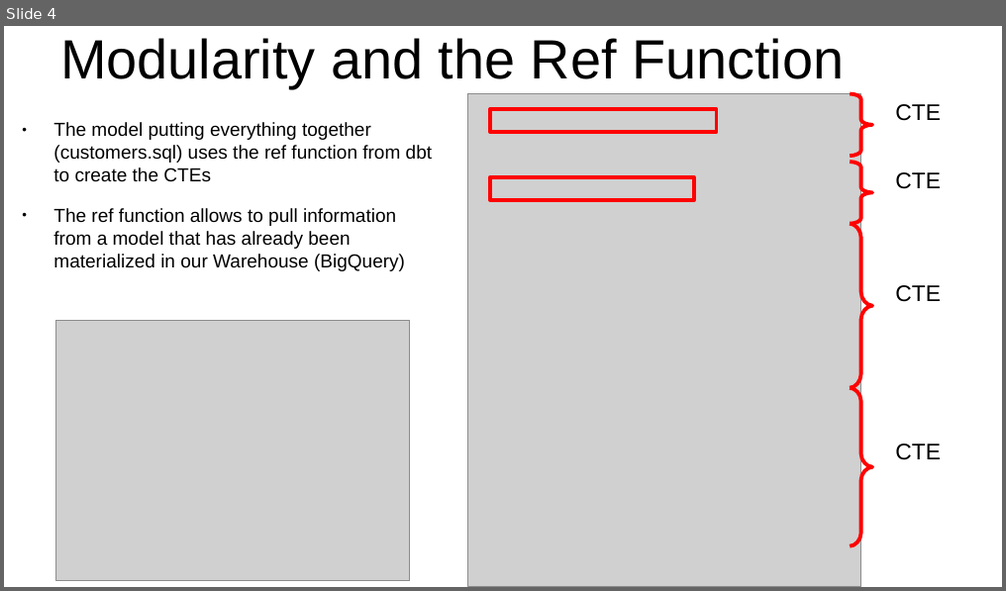
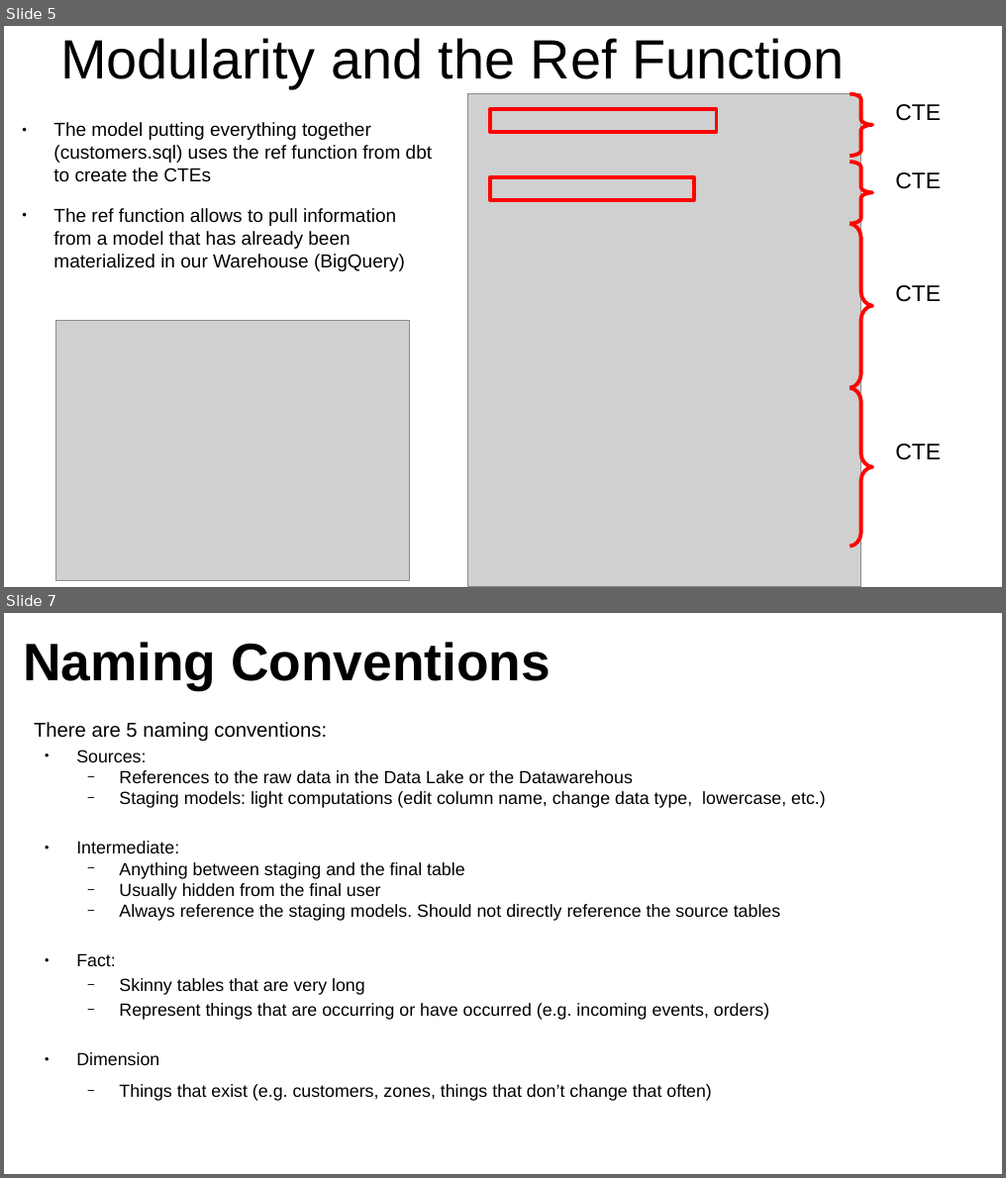
Before and after one commit to mossdet/dlp_data_eng, a slide deck: Notes/04_01_Analytics_Engineering.odp. Shown one above the other, each under a label of ours: slide 4 before the commit, slides 5 and 7 after it; the slides between them are not shown. The pictures are 1006x591 and 1006x1178 pixels, drawn with LibreOffice and Linux fonts; fonts in the diff are those of the drawing; grey boxes stand for pictures. Boxes give left, top, right and bottom in pixels: in the first picture for what was removed or moved away, otherwise in the second. Text is boxed around its words. In the diff, an @@ line names an element or a change of style, - is before the commit and + after.

```diff
--- a/Notes/04_01_Analytics_Engineering.odp
+++ b/Notes/04_01_Analytics_Engineering.odp
@@ slide 7 added at (x1=4, y1=613, x2=1002, y2=1174), background #FFFFFF @@
@@ title added at (x1=23, y1=642, x2=550, y2=690), 42 pt, text #000000, bold @@
+Naming Conventions
@@ text added at (x1=34, y1=722, x2=826, y2=1101), 14 pt, text #000000 @@
+There are 5 naming conventions:
+● Sources:
+  − References to the raw data in the Data Lake or the Datawarehous
+  − Staging models: light computations (edit column name, change data type, lowercase, etc.)
+● Intermediate:
+  − Anything between staging and the final table
+  − Usually hidden from the final user
+  − Always reference the staging models. Should not directly reference the source tables
+● Fact:
+  − Skinny tables that are very long
+  − Represent things that are occurring or have occurred (e.g. incoming events, orders)
+● Dimension
+  − Things that exist (e.g. customers, zones, things that don’t change that often)
@@ what was slide 4 is now slide 5 @@
```
Also in this commit, not shown: 1 slide changed, 11 other slides added.
